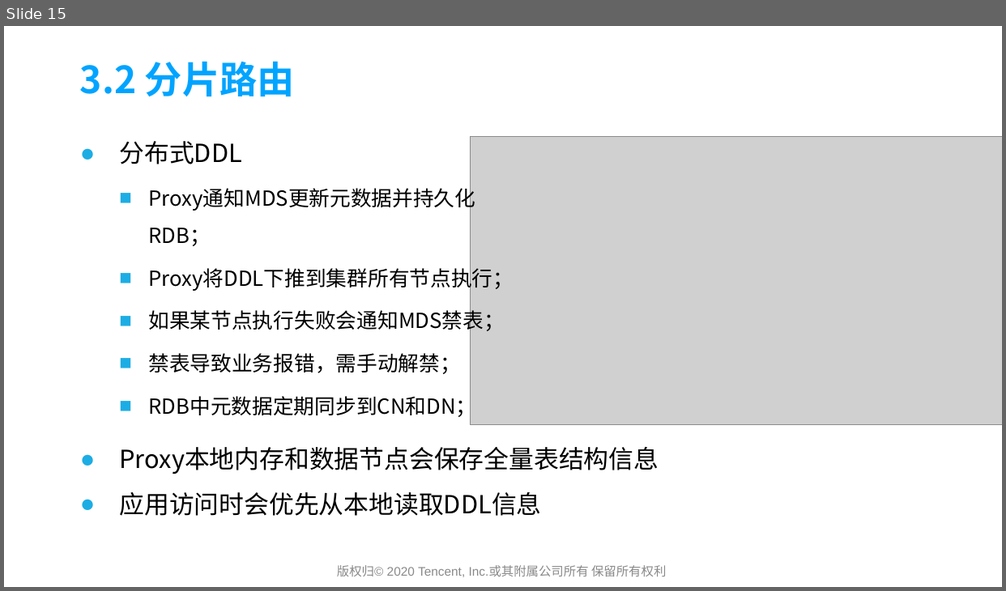
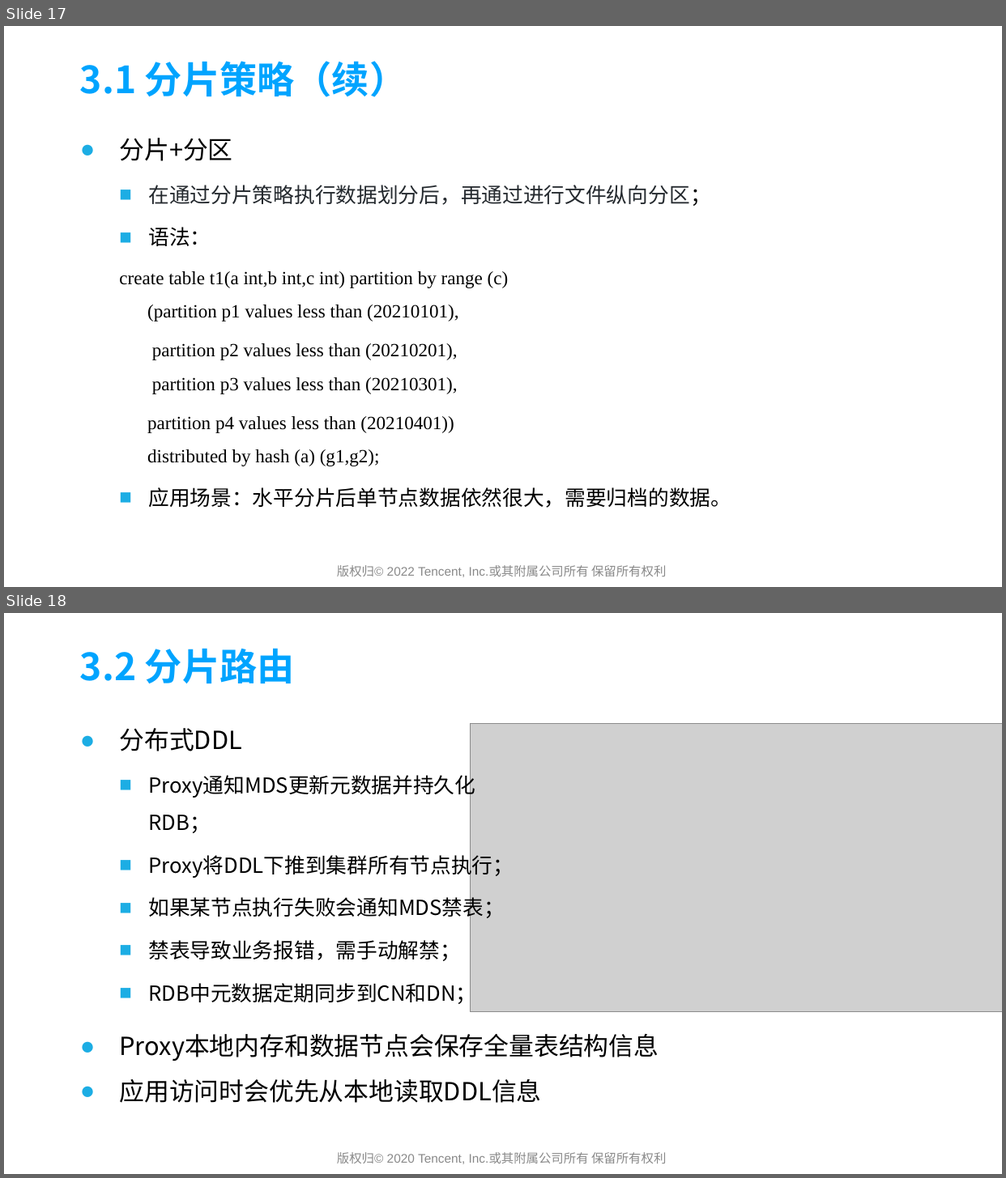
Before and after one commit to yedushusheng/mysql-learning, a slide deck: 28. OLTP/GoldenDB产品简介及架构解析.pptx. Shown one above the other, each under a label of ours: slide 15 before the commit, slides 17 and 18 after it. The pictures are 1006x591 and 1006x1178 pixels, drawn with LibreOffice and Linux fonts; fonts in the diff are those of the drawing; grey boxes stand for pictures; background and template pictures are left out. Boxes give left, top, right and bottom in pixels: in the first picture for what was removed or moved away, otherwise in the second. Text is boxed around its words. In the diff, an @@ line names an element or a change of style, - is before the commit and + after.

```diff
--- a/28. OLTP/GoldenDB产品简介及架构解析.pptx
+++ b/28. OLTP/GoldenDB产品简介及架构解析.pptx
@@ slide 17 added at box(4, 26, 1002, 587), background picture (left out) @@
@@ title added at box(80, 61, 407, 97), 36 pt, text #00A4FF, bold @@
+3.1 分片策略（续）
@@ text added at box(119, 138, 731, 508), 18 pt, text #000000 @@
+● 分片+分区
+  ■ 在通过分片策略执行数据划分后，再通过进行文件纵向分区；
+  ■ 语法：
+  create table t1(a int,b int,c int) partition by range (c)
+  (partition p1 values less than (20210101),
+  partition p2 values less than (20210201),
+  partition p3 values less than (20210301),
+  partition p4 values less than (20210401))
+  distributed by hash (a) (g1,g2);
+  ■ 应用场景：水平分片后单节点数据依然很大，需要归档的数据。
@@ text added at box(337, 565, 666, 578), 12 pt, text #898989 @@
+版权归© 2022 Tencent, Inc.或其附属公司所有 保留所有权利
@@ what was slide 15 is now slide 18 @@
```
Also in this commit, not shown: 10 slides changed, 7 other slides added.
